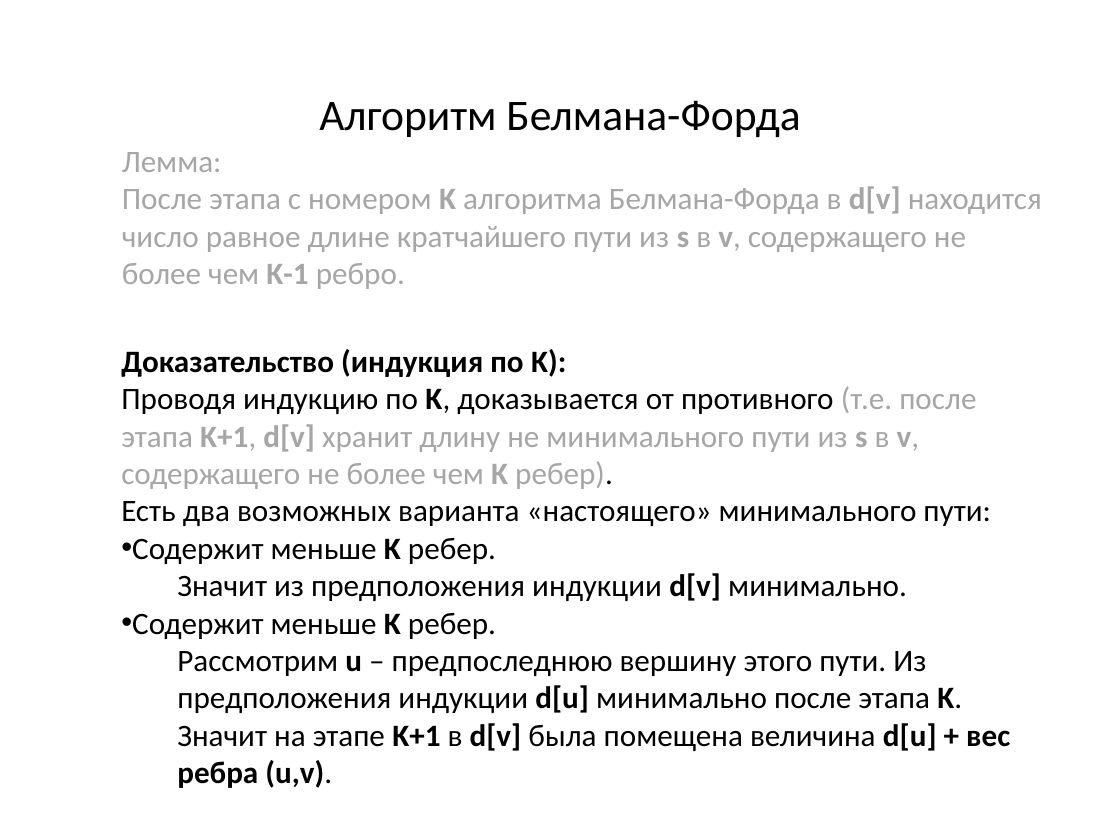
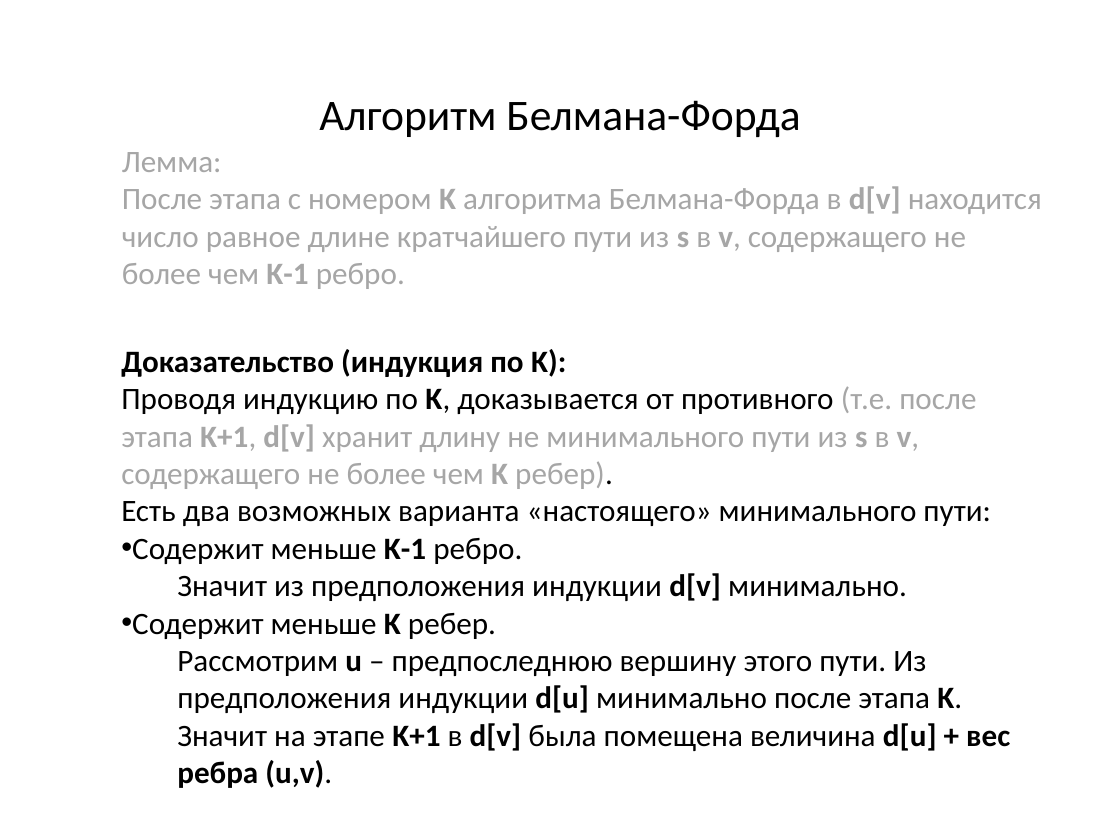
Before and after one commit to SteinbergOB/ANG, a slide deck: slide 49 of Презентации/Лекция 3.pptx (slide 47 before the commit). Drawn at 1120x840 pixels with LibreOffice and Linux fonts; fonts in the diff are those of the drawing. Boxes give left, top, right and bottom in pixels: in the first picture for what was removed or moved away, otherwise in the second. Text is boxed around its words. In the diff, an @@ line names an element or a change of style, - is before the commit and + after.

```diff
--- a/Презентации/Лекция 3.pptx
+++ b/Презентации/Лекция 3.pptx
@@ text at box(132, 538, 522, 564): text changed @@
-• Содержит меньше K ребер.
+• Содержит меньше K-1 ребро.
```
Also in this commit, not shown: 4 other slides changed, 2 slides added.
